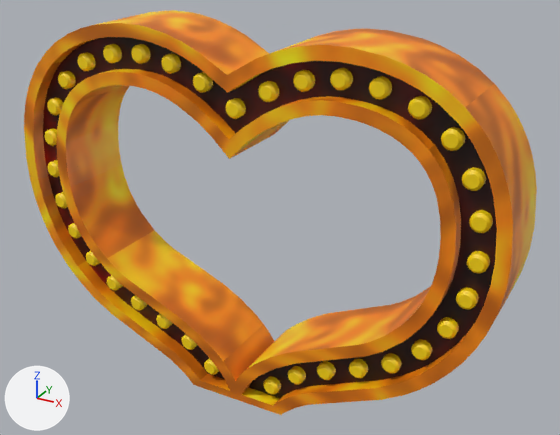
The glTF model heart_waku/heart_waku.glb, before and after one commit.
One viewpoint serves both versions: a camera (50 mm lens) standing at (0.92, -1.602, 1.271) and looking at (0.056, -0.031, 0.486). The axes (+X, +Y, +Z) are drawn at lower left. The lights are the same throughout. The older version comes first. Both versions are drawn at frame 58 of the action 'Animation'; the numbers are the values there.
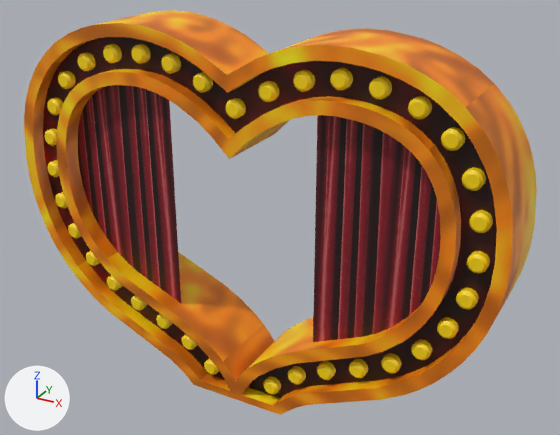
Changed parts and their boxes (x1, y1, x2, y2) in the pictures (560 x 435 px):
'平面.001', rescaled (not visible before)
    after: (313, 115, 441, 342)
'平面', rescaled (not visible before)
    after: (78, 85, 181, 303)

Patch to the scene script:
```diff
--- a/heart_waku/heart_waku.glb.py
+++ b/heart_waku/heart_waku.glb.py
@@ ob_平面 @@
 ob_平面.location = (-0.564, 0.0, 0.76)
-ob_平面.scale = (0.0919, 1.0, 0.601)
+ob_平面.scale = (0.65, 0.977, 0.852)
@@ ob_平面_001 @@
 ob_平面_001.location = (0.564, 0.0, 0.782)
-ob_平面_001.scale = (0.0722, 1.0, 0.569)
+ob_平面_001.scale = (0.642, 1.0, 0.84)
```
